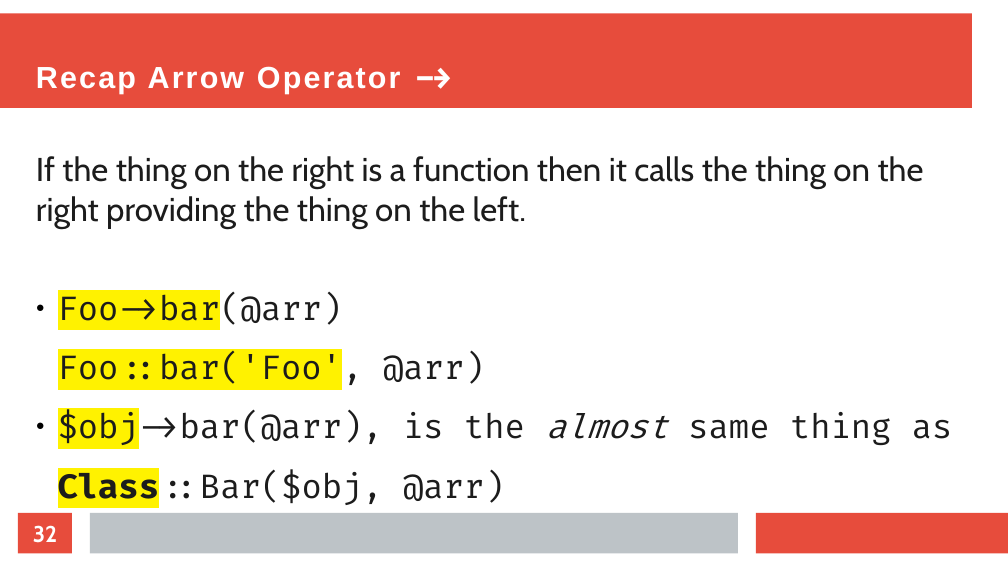
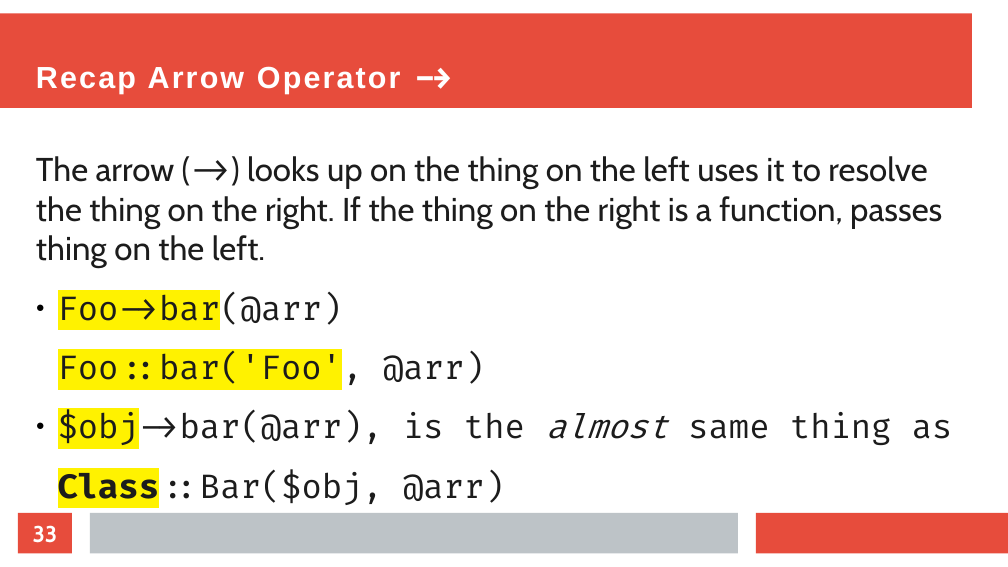
Before and after one commit to EvanCarroll/tech-presentations, a slide deck: slide 33 of perl/objects.odp (slide 32 before the commit). Drawn at 1008x567 pixels with LibreOffice and Linux fonts; fonts in the diff are those of the drawing. Boxes give left, top, right and bottom in pixels: in the first picture for what was removed or moved away, otherwise in the second. Text is boxed around its words. In the diff, an @@ line names an element or a change of style, - is before the commit and + after.

Commit message:
updated to 0.2

```diff
--- a/perl/objects.odp
+++ b/perl/objects.odp
@@ subtitle at <box>36,156,942,268</box>: text changed @@
-If the thing on the right is a function then it calls the thing on the right providing the thing on the left.
+The arrow (->) looks up on the thing on the left uses it to resolve the thing on the right. If the thing on the right is a function, passes thing on the left.
@@ page number at <box>33,525,58,543</box>: text changed @@
-32
+33
```
Also in this commit, not shown: 15 other slides changed, 1 slide added.
